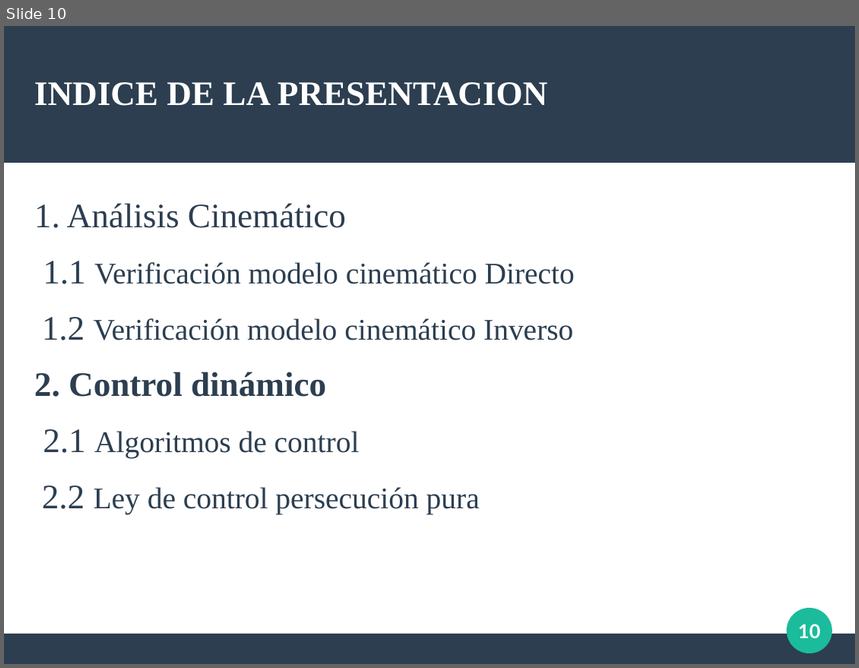
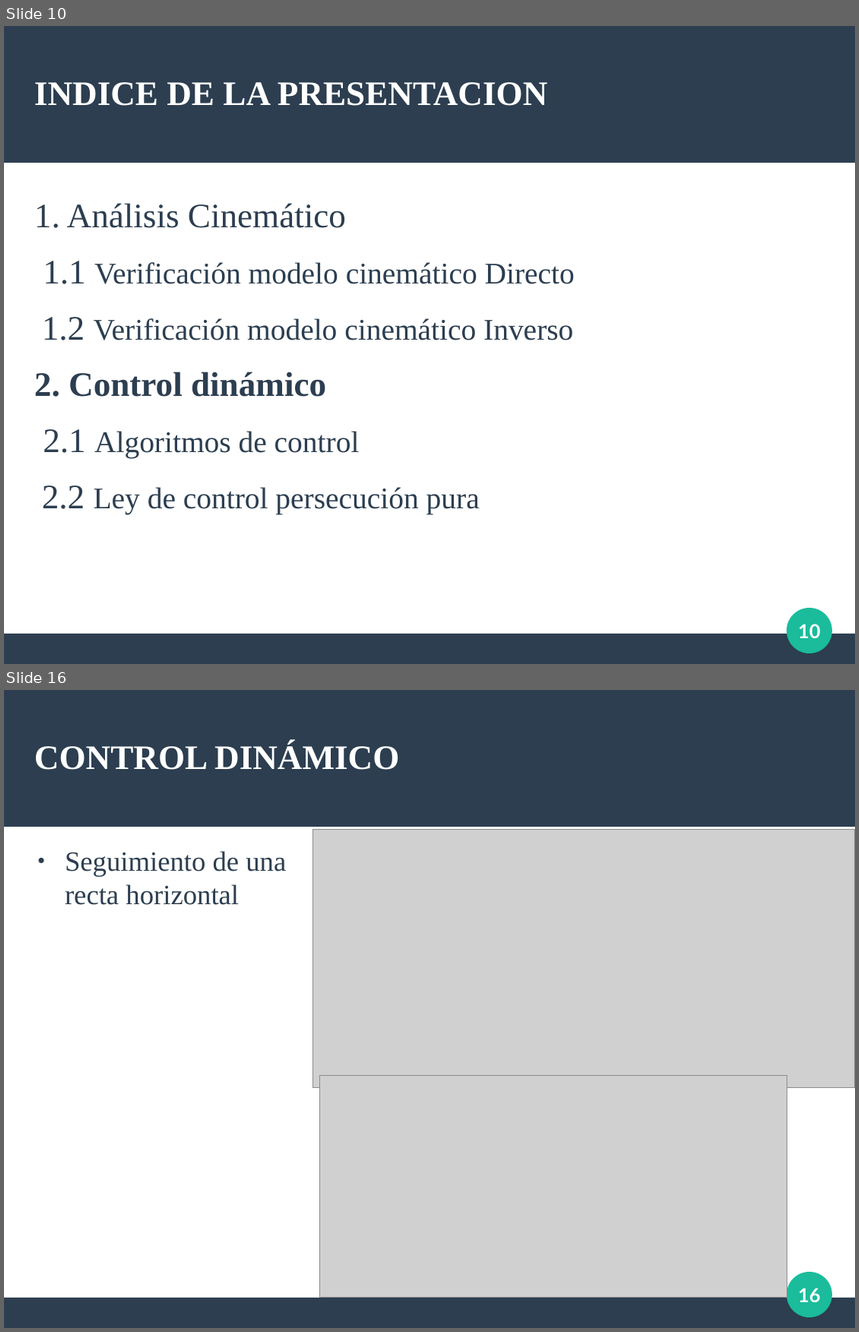
Before and after one commit to Arrivederccimamasita/Synchro_Drive_CyPR, a slide deck: Presentacion_defensa/defensa.odp. Shown one above the other, each under a label of ours: slide 10 before the commit, slides 10 and 16 after it; the slides between them are not shown. The pictures are 859x668 and 859x1332 pixels, drawn with LibreOffice and Linux fonts; fonts in the diff are those of the drawing; grey boxes stand for pictures. Boxes give left, top, right and bottom in pixels: in the first picture for what was removed or moved away, otherwise in the second. Text is boxed around its words. In the diff, an @@ line names an element or a change of style, - is before the commit and + after.

```diff
--- a/Presentacion_defensa/defensa.odp
+++ b/Presentacion_defensa/defensa.odp
@@ slide 16 added at [4,690,855,1328], background #FFFFFF; not listed: 3 template elements that a slide beside it also shows @@
@@ title added at [34,743,399,770], 32 pt, text #FFFFFF, bold @@
+CONTROL DINÁMICO
@@ picture added at [313,830,855,1088] @@
@@ text added at [65,851,286,905], 26 pt, text #2C3E50 @@
+● Seguimiento de una
+recta horizontal
@@ picture added at [320,1075,788,1298] @@
@@ page number added at [798,1288,820,1303], 18 pt, text #FFFFFF, bold @@
+16
```
Also in this commit, not shown: 18 slides changed, 4 other slides added, 4 slides removed, 8 other files.
